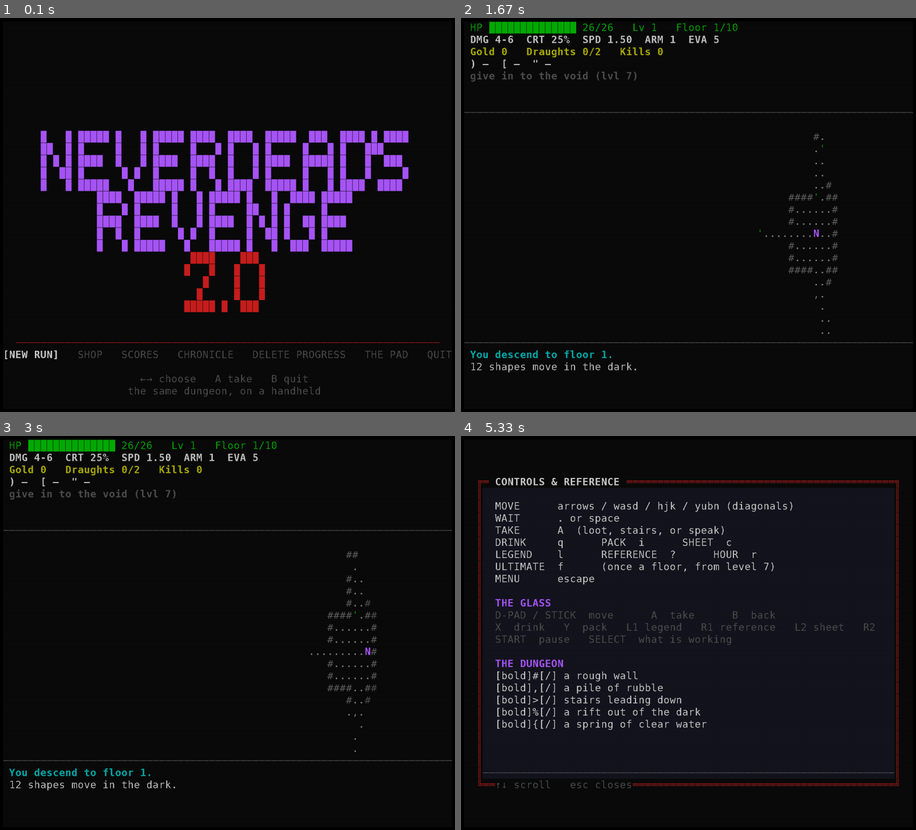
Above: before the commit, frames 1-4 (two rows, left to right).
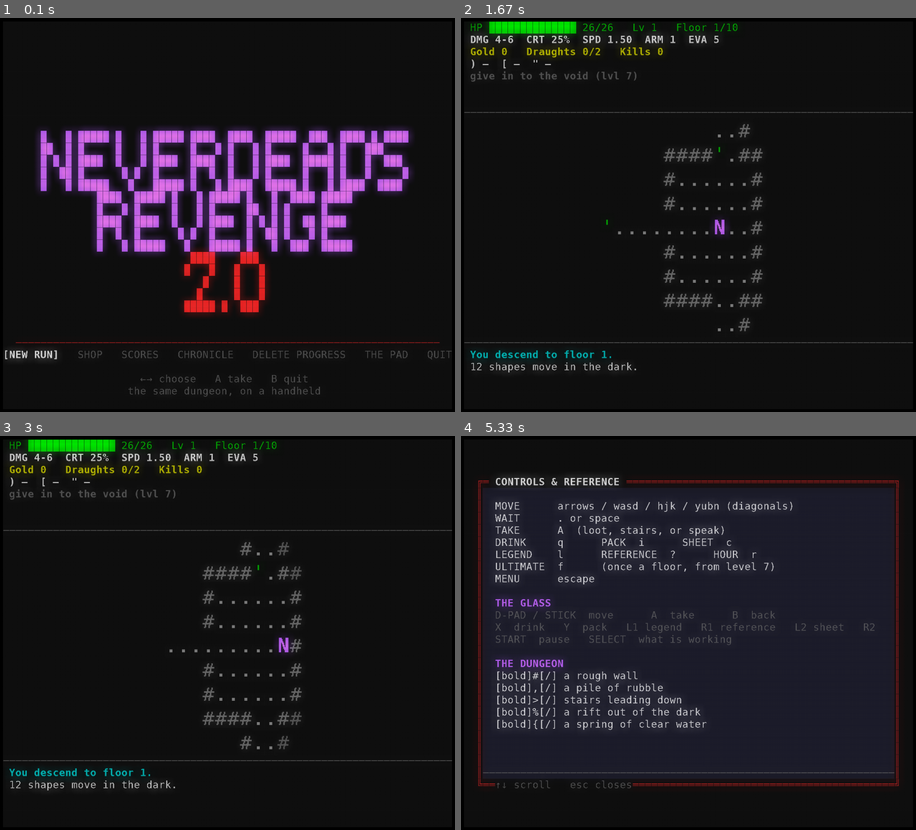
Above: after the commit, the same moments.

Repository: darknoxx/NeverdeadsRevengeMobile
Game: pygame game, started from main.py
Same seed, same stepped clock (60 frames per second), same inputs: the game is played once before the commit and once after it.
Inputs:
- Up to frame 1 (0.1 s): no input
- Up to frame 2 (1.67 s): tap Enter at 0.33 s; tap Space at 0.67 s; tap Esc at 1.1 s
- Up to frame 3 (3 s): hold Right 1.7-2.27 s
- Up to frame 4 (5.33 s): hold Up 3.77-4.3 s; tap / at 5 s

The runs differ from the first frame. In frame 1, 20% of the frame differs, in the area x 1-91%, y 27-87%; in frame 2, 2.8%; in frame 3, 2.9%; in frame 4, 4.9%.

Commit message:
a magnified playfield, scanlines, and a bloom -- all three switchable
The handheld wanted the playfield closer and the CRT back, so the frame grew
two effects and one transform, each built to be affordable on a software
renderer.

The map is magnified 2x and windowed back into its own band, so the HUD and the
log keep their font and the thing being looked at is the thing that grows. The
window follows the hero rather than the band centre: the viewport is clamped at
a floor's edge, so centring the window would crop him out exactly when he is
standing against a wall. Only the visible patch is scaled -- a quarter of the
pixels of scaling the whole band and cropping -- and screen_point carries the
same scale and window through, so the blood and the gold still land on the
square they belong to.

The scanlines are coarse (every third row -- at 420 ppi a line every two pixels
is invisible) and baked into one overlay surface, not drawn per frame. The bloom
is a quarter-size box blur, dimmed while it is small rather than as a
full-screen multiply, and added back. p4a's own MesonRecipe was not the route:
this is the fast band method the handheld chose, measured first.

All three are switches in the pause menu (MAP ZOOM, SCANLINES, BLOOM), and the
pad bench now prints the last redraw in milliseconds plus the three states -- so
whether the CRT is affordable is measured on the device, not guessed at. On this
desktop the base render dominates and the effects add a few milliseconds; the
device's number is the one that decides whether the GPU (_sdl2) route is worth
it.

Tests: the map zooms and the bars do not, the zoomed effect point stays in the
band and centres the hero, and the three switches flip and still draw. 1342
pass. APK rebuilt.

Diff:
--- a/src/neverdeads_revenge/mobile/app.py
+++ b/src/neverdeads_revenge/mobile/app.py
@@ -50,7 +50,8 @@
 from .effects import Effects, Shake
 from .font import BitmapFont
 from .input import KeyEvent, button_name, dpad_direction, key_name
-from .render import draw_game, regions, screen_point
+from .crt import bloom, scanline_overlay
+from .render import draw_game, regions, screen_point, zoom_map
 from .screens.game import GameScreen
 from .screens.title import TitleScreen
 
@@ -60,6 +61,11 @@
 #: own metrics -- a cell is about six tenths as wide as it is tall, so a "cell
 #: size" in pixels is a number that would lie about the grid it produces.
 ZOOMS: dict[str, int] = {"S": 20, "M": 27, "L": 36}
+
+#: How much the *map* is magnified over the HUD and the log. The bars keep the
+#: font the zoom chose; the playfield is drawn twice as large and windowed back
+#: into its band, so the thing the player is looking at is the thing that grows.
+MAP_ZOOM = 2
 
 #: The device's screen. The frame is centred inside it and the remainder is
 #: black: at these zooms the leftover is 0 to 24 pixels, which is a bezel.
@@ -189,6 +195,16 @@
         self._dirty = True
         self._quit = False
 
+        # -- the CRT, what is left of it on a 420 ppi panel ----------------
+        self.map_zoom = MAP_ZOOM
+        self.scanlines_on = True
+        self.bloom_on = True
+        #: The scanline surface, built once per screen size and reused.
+        self._scan_overlay = None
+        #: How long the last redraw took, in milliseconds -- the honest number
+        #: for "is the CRT cheap enough", shown on the bench.
+        self._redraw_ms = 0.0
+
         # -- input ------------------------------------------------------------
         self.joysticks = [
             pygame.joystick.Joystick(i) for i in range(pygame.joystick.get_count())
@@ -229,7 +245,12 @@
         self._dirty = True
 
     # -- the picture ---------------------------------------------------------
-    def redraw(self) -> None:
+    def _compose(self) -> pygame.Surface:
+        """Draw the stack into one frame, then dress it with the CRT.
+
+        Shared by the window and the screenshot, so the two can never disagree
+        about where anything is -- which they did once, over the sparkles.
+        """
         self._buffer.clear()
         # An opaque modal: nothing under it is drawn. A menu is a panel, not a
         # window onto the dungeon, so the topmost modal starts the stack.
@@ -237,10 +258,42 @@
         for index, screen in enumerate(self.screens):
             if getattr(screen, "modal", False):
                 start = index
-        for screen in self.screens[start:]:
+        drawn = self.screens[start:]
+        for screen in drawn:
             screen.draw(self._buffer, self)
         image = self._buffer.render()
+
+        # The map is magnified only when the map is actually on screen: a modal
+        # starts the stack, so the band would otherwise hold a dialog and the
+        # zoom would magnify the wrong thing.
+        map_on_screen = self.run is not None and any(
+            isinstance(screen, GameScreen) for screen in drawn
+        )
+        if map_on_screen and self.map_zoom > 1:
+            zoom_map(
+                image,
+                self.run,
+                self._buffer.cols,
+                self._buffer.rows,
+                self.font.cell_w,
+                self.font.cell_h,
+                self.map_zoom,
+            )
         self.effects.draw(image)
+        if self.bloom_on:
+            bloom(image)
+        return image
+
+    def _scanlines(self) -> pygame.Surface:
+        """The scanline overlay, built once per screen size and then reused."""
+        size = self.screen.get_size() if self.screen is not None else self.surface_size
+        if self._scan_overlay is None or self._scan_overlay.get_size() != size:
+            self._scan_overlay = scanline_overlay(size)
+        return self._scan_overlay
+
+    def redraw(self) -> None:
+        started = time.perf_counter()
+        image = self._compose()
         if self.screen is not None:
             dx, dy = self.shake.offset()
             self.screen.fill((0, 0, 0))
@@ -249,26 +302,42 @@
             else:
                 scaled = pygame.transform.smoothscale(image, self.window_size)
                 self.screen.blit(scaled, (dx, dy))
+            if self.scanlines_on:
+                self.screen.blit(self._scanlines(), (0, 0))
+        # Measured before the flip, which may wait on the panel: this is the
+        # work, which is the number that says whether the CRT is affordable.
+        self._redraw_ms = (time.perf_counter() - started) * 1000.0
+        if self.screen is not None:
             pygame.display.flip()
         self._dirty = False
 
     def screenshot(self, path: str) -> None:
         """Render one frame to a file, without a window."""
-        self._buffer.clear()
-        start = 0
-        for index, screen in enumerate(self.screens):
-            if getattr(screen, "modal", False):
-                start = index
-        for screen in self.screens[start:]:
-            screen.draw(self._buffer, self)
-        # Particles go on the *frame*, exactly as redraw does it, so the two
-        # cannot disagree about where a sparkle lands.
-        frame = self._buffer.render()
-        self.effects.draw(frame)
+        frame = self._compose()
         image = pygame.Surface(self.surface_size)
         image.fill((0, 0, 0))
         image.blit(frame, self.offset)
+        if self.scanlines_on:
+            image.blit(self._scanlines(), (0, 0))
         pygame.image.save(image, path)
+
+    def frame_ms(self) -> float:
+        """How long the last redraw took, in milliseconds -- for the bench."""
+        return self._redraw_ms
+
+    # -- the CRT switches ----------------------------------------------------
+    def toggle_scanlines(self) -> None:
+        self.scanlines_on = not self.scanlines_on
+        self._dirty = True
+
+    def toggle_bloom(self) -> None:
+        self.bloom_on = not self.bloom_on
+        self._dirty = True
+
+    def toggle_map_zoom(self) -> None:
+        """Cycle the playfield between life-size and magnified."""
+        self.map_zoom = 1 if self.map_zoom > 1 else MAP_ZOOM
+        self._dirty = True
 
     # -- the screens' app surface --------------------------------------------
     def screen_point(self, position) -> tuple[float, float] | None:
@@ -283,6 +352,7 @@
             self._buffer.rows,
             self.font.cell_w,
             self.font.cell_h,
+            self.map_zoom,
         )
 
     def play(self, name: str | None) -> None:
--- /dev/null
+++ b/src/neverdeads_revenge/mobile/crt.py
@@ -0,0 +1,71 @@
+"""The two CRT effects that survive 420 ppi: a coarse scanline and a soft bloom.
+
+The desktop build drew its CRT with a shader -- a sampling warp, bloom,
+scanlines, a vignette -- and this fork left all of it out, because at 420 ppi a
+fine scanline is a line nobody can see and a full-resolution bloom is not worth
+the CPU. What is here is the part that *is* visible and *is* affordable on a
+software renderer: lines coarse enough to read, and a bloom done at a quarter of
+the size, because a blur is a blur at a quarter of the size and the cost of one
+is the size of the surface it runs on.
+"""
+
+from __future__ import annotations
+
+import pygame
+
+__all__ = [
+    "SCANLINE_ALPHA",
+    "SCANLINE_STEP",
+    "bloom",
+    "scanline_overlay",
+]
+
+#: Every Nth row is darkened. Coarse on purpose: at 420 ppi a line every two
+#: pixels is invisible, and one every three reads as a texture rather than as a
+#: grid.
+SCANLINE_STEP = 3
+
+#: How dark the lines are, out of 255. Gentle: this is a CRT hint, not a curtain.
+SCANLINE_ALPHA = 70
+
+
+def scanline_overlay(
+    size: tuple[int, int],
+    step: int = SCANLINE_STEP,
+    alpha: int = SCANLINE_ALPHA,
+) -> pygame.Surface:
+    """A ready-to-blit surface of dark rows -- built once, not per frame."""
+    overlay = pygame.Surface(size, pygame.SRCALPHA)
+    line = (0, 0, 0, alpha)
+    for y in range(0, size[1], step):
+        pygame.draw.line(overlay, line, (0, y), (size[0], y))
+    return overlay
+
+
+def bloom(
+    image: pygame.Surface,
+    *,
+    downscale: int = 4,
+    radius: int = 4,
+    intensity: float = 0.55,
+) -> None:
+    """A soft glow, added back onto ``image`` in place.
+
+    The frame is shrunk, blurred, and grown again, then added: what the eye
+    reads as light spilling is a low-frequency version of the picture, and a
+    low-frequency version does not need the pixels. ``intensity`` scales it back
+    down before it is added, so the glow is a hint and not a wash.
+    """
+    width, height = image.get_size()
+    small = pygame.transform.smoothscale(
+        image, (max(1, width // downscale), max(1, height // downscale))
+    )
+    blurred = pygame.Surface(small.get_size())
+    pygame.transform.box_blur(small, radius, dest_surface=blurred)
+    if intensity < 1.0:
+        # Dim the glow while it is *small*: the same multiply, on a
+        # sixteenth of the pixels, instead of a full-screen pass.
+        level = int(255 * intensity)
+        blurred.fill((level, level, level), special_flags=pygame.BLEND_MULT)
+    glow = pygame.transform.smoothscale(blurred, (width, height))
+    image.blit(glow, (0, 0), special_flags=pygame.BLEND_ADD)
--- a/src/neverdeads_revenge/mobile/render.py
+++ b/src/neverdeads_revenge/mobile/render.py
@@ -23,6 +23,8 @@
 
 import math
 import time
+
+import pygame
 
 from neverdeads_revenge.game.prologue import legend_rows
 from neverdeads_revenge.game.state import GameState, LogKind
@@ -42,6 +44,8 @@
 __all__ = [
     "regions",
     "viewport",
+    "map_crop",
+    "zoom_map",
     "screen_point",
     "draw_game",
     "hud_lines",
@@ -123,6 +127,83 @@
     return left, top, view_w, view_h
 
 
+def map_band(
+    cols: int, rows: int, cell_w: int, cell_h: int
+) -> tuple[int, int, int, int]:
+    """The map band in pixels: ``(x, y, width, height)``."""
+    x0, y0, width, height = regions(cols, rows)["map"]
+    return x0 * cell_w, y0 * cell_h, width * cell_w, height * cell_h
+
+
+def map_crop(
+    state: GameState,
+    cols: int,
+    rows: int,
+    cell_w: int,
+    cell_h: int,
+    zoom: int,
+) -> tuple[int, int]:
+    """The top-left of the zoomed map band to show, so the hero stays centred.
+
+    The map is drawn at ``zoom`` times its size and then a window of the
+    *unzoomed* band size is shown; where that window sits is the whole question.
+    Centring it on the band would push the hero out of view whenever he stands
+    at the edge of the floor -- the viewport is already clamped there, so he is
+    off-centre in the band. So the window follows the hero, and is clamped to
+    the scaled image so it never shows past the map.
+    """
+    band_x, band_y, band_w, band_h = map_band(cols, rows, cell_w, cell_h)
+    if zoom <= 1:
+        return 0, 0
+    _, _, map_w, map_h = regions(cols, rows)["map"]
+    left, top, _, _ = viewport(state, map_w, map_h)
+    px, py = state.player.position
+    hero_x = (px - left + 0.5) * cell_w * zoom
+    hero_y = (py - top + 0.5) * cell_h * zoom
+    crop_x = round(hero_x - band_w / 2)
+    crop_y = round(hero_y - band_h / 2)
+    crop_x = max(0, min(crop_x, zoom * band_w - band_w))
+    crop_y = max(0, min(crop_y, zoom * band_h - band_h))
+    return crop_x, crop_y
+
+
+def zoom_map(
+    image,
+    state: GameState,
+    cols: int,
+    rows: int,
+    cell_w: int,
+    cell_h: int,
+    zoom: int,
+) -> None:
+    """Magnify the map band of an already-drawn frame, in place.
+
+    The fast way to a bigger playfield: the whole frame is drawn as it always
+    was, and only the map's own band is scaled and windowed back into place, so
+    the HUD and the log keep their size. The window follows the hero -- see
+    :func:`map_crop`.
+
+    Only the *visible* piece of the band is scaled, not the whole band scaled
+    and then cropped: at 2x that is a quarter of the pixels moved, and the
+    nearest-neighbour ``scale`` keeps it crisp, which is what a doubled bitmap
+    font wants anyway.
+    """
+    if zoom <= 1:
+        return
+    band_x, band_y, band_w, band_h = map_band(cols, rows, cell_w, cell_h)
+    crop_x, crop_y = map_crop(state, cols, rows, cell_w, cell_h, zoom)
+
+    src_w = max(1, round(band_w / zoom))
+    src_h = max(1, round(band_h / zoom))
+    src_x = max(0, min(round(crop_x / zoom), band_w - src_w))
+    src_y = max(0, min(round(crop_y / zoom), band_h - src_h))
+    # Views, not copies: ``scale`` reads the patch and returns a new surface, so
+    # the blit below never reads and writes the same pixels.
+    band = image.subsurface((band_x, band_y, band_w, band_h))
+    patch = band.subsurface((src_x, src_y, src_w, src_h))
+    image.blit(pygame.transform.scale(patch, (band_w, band_h)), (band_x, band_y))
+
+
 def screen_point(
     state: GameState,
     position,
@@ -130,14 +211,16 @@
     rows: int,
     cell_w: int,
     cell_h: int,
+    zoom: int = 1,
 ) -> tuple[float, float] | None:
     """The centre of a dungeon square, as buffer pixels -- or ``None``.
 
     The buffer is the *camera*, not the dungeon: every moving pixel needs this
-    translation, and everything that skipped it drew in the wrong place.
-    """
-    areas = regions(cols, rows)
-    x0, y0, map_w, map_h = areas["map"]
+    translation, and everything that skipped it drew in the wrong place. When
+    the map is zoomed, the same translation is carried through the scale and the
+    window, so a particle still lands on the square it belongs to.
+    """
+    x0, y0, map_w, map_h = regions(cols, rows)["map"]
     left, top, view_w, view_h = viewport(state, map_w, map_h)
     x, y = position
     if not (left <= x < left + view_w and top <= y < top + view_h):
@@ -145,7 +228,16 @@
     # The map is the *middle* band, so a square's pixel is its cell inside
     # that band and not inside the frame. Skipping the band's own origin put
     # every sparkle in the HUD, a whole band above the thing it celebrated.
-    return ((x0 + x - left + 0.5) * cell_w, (y0 + y - top + 0.5) * cell_h)
+    point_x = (x0 + x - left + 0.5) * cell_w
+    point_y = (y0 + y - top + 0.5) * cell_h
+    if zoom <= 1:
+        return point_x, point_y
+    band_x, band_y, _, _ = map_band(cols, rows, cell_w, cell_h)
+    crop_x, crop_y = map_crop(state, cols, rows, cell_w, cell_h, zoom)
+    return (
+        band_x + zoom * (point_x - band_x) - crop_x,
+        band_y + zoom * (point_y - band_y) - crop_y,
+    )
 
 
 # -- the whole screen ---------------------------------------------------------
--- a/src/neverdeads_revenge/mobile/screens/pause.py
+++ b/src/neverdeads_revenge/mobile/screens/pause.py
@@ -27,6 +27,9 @@
             ("r", "RESUME"),
             ("c", "CONTROLS"),
             ("p", "THE PAD"),
+            ("z", f"MAP ZOOM: {app.map_zoom}x"),
+            ("x", f"SCANLINES: {'on' if app.scanlines_on else 'off'}"),
+            ("b", f"BLOOM: {'on' if app.bloom_on else 'off'}"),
             ("s", "SAVE AND QUIT"),
             ("q", "QUIT TO TITLE"),
             ("m", f"SOUND: {'on' if not app.sfx.muted else 'off'}"),
@@ -58,7 +61,7 @@
         if name in ("escape", "r"):
             app.pop()
             return True
-        if name in ("s", "q", "m", "c", "p"):
+        if name in ("s", "q", "m", "c", "p", "z", "x", "b"):
             self._choose(name, app)
             return True
         return True
@@ -85,3 +88,9 @@
         elif key == "m":
             app.toggle_sound()
             self.index = min(self.index, len(self.items(app)) - 1)
+        elif key == "z":
+            app.toggle_map_zoom()
+        elif key == "x":
+            app.toggle_scanlines()
+        elif key == "b":
+            app.toggle_bloom()
--- a/src/neverdeads_revenge/mobile/screens/sniff.py
+++ b/src/neverdeads_revenge/mobile/screens/sniff.py
@@ -54,8 +54,16 @@
             x + 2, y + 2, "raw from SDL, beside the name the game gives it",
             parse_style(ASH),
         )
+        buffer.text(
+            x + 2,
+            y + 3,
+            f"redraw {app.frame_ms():.1f} ms   map {app.map_zoom}x   "
+            f"scanlines {'on' if app.scanlines_on else 'off'}   "
+            f"bloom {'on' if app.bloom_on else 'off'}",
+            parse_style(f"bold {BONE}"),
+        )
 
-        row = y + 4
+        row = y + 5
         if not app.joysticks:
             buffer.text(
                 x + 2, row, "no pad seen -- a keyboard is all there is",
--- a/tests/test_mobile.py
+++ b/tests/test_mobile.py
@@ -187,23 +187,77 @@
 
 
 def test_an_effect_lands_on_the_square_it_belongs_to(app):
-    """The gold sparkle was drawn a whole band too high: screen_point left out
-    the map's own origin, so every particle landed in the HUD."""
-    from neverdeads_revenge.mobile.render import regions, viewport
+    """The gold sparkle was drawn a whole band too high once; then the map was
+    magnified and the same translation had to follow it. Both are checked."""
+    from neverdeads_revenge.mobile.render import map_band, regions, viewport
 
     run = start_a_run(app)
+    cols, rows = app._buffer.cols, app._buffer.rows
+    cell_w, cell_h = app.font.cell_w, app.font.cell_h
+    band_x, band_y, band_w, band_h = map_band(cols, rows, cell_w, cell_h)
     position = run.player.position
-    point = app.screen_point(position)
-    assert point is not None
-
-    x0, y0, map_w, map_h = regions(app._buffer.cols, app._buffer.rows)["map"]
+
+    app.map_zoom = 1
+    x0, y0, map_w, map_h = regions(cols, rows)["map"]
     left, top, _, _ = viewport(run, map_w, map_h)
-    assert point == (
-        (x0 + position[0] - left + 0.5) * app.font.cell_w,
-        (y0 + position[1] - top + 0.5) * app.font.cell_h,
+    assert app.screen_point(position) == (
+        (x0 + position[0] - left + 0.5) * cell_w,
+        (y0 + position[1] - top + 0.5) * cell_h,
     )
-    # And it is inside the map band, not the HUD above it.
-    assert y0 * app.font.cell_h <= point[1] < (y0 + map_h) * app.font.cell_h
+
+    app.map_zoom = 2
+    zoomed = app.screen_point(position)
+    assert band_x <= zoomed[0] < band_x + band_w, "the zoomed point left the band"
+    assert band_y <= zoomed[1] < band_y + band_h, "the zoomed point left the band"
+    # The window follows the hero, so his own square lands at the band's centre.
+    assert abs(zoomed[0] - (band_x + band_w / 2)) <= cell_w
+    assert abs(zoomed[1] - (band_y + band_h / 2)) <= cell_h
+
+
+def test_the_map_zooms_and_the_bars_do_not(app):
+    """The playfield is magnified in its own band; the HUD and the log are
+    drawn as they always were."""
+    from neverdeads_revenge.mobile.render import map_band, zoom_map
+
+    run = start_a_run(app)
+    cols, rows = app._buffer.cols, app._buffer.rows
+    cell_w, cell_h = app.font.cell_w, app.font.cell_h
+    band = map_band(cols, rows, cell_w, cell_h)
+
+    frame = app._buffer.render()
+    hud_before = frame.copy()
+    zoom_map(frame, run, cols, rows, cell_w, cell_h, 2)
+
+    # The map band changed...
+    band_mid = frame.get_at((band[0] + band[2] // 2, band[1] + band[3] // 2))
+    assert band_mid is not None
+    # ...and the rows above it did not.
+    for y in range(0, band[1], 7):
+        assert frame.get_at((5, y)) == hud_before.get_at((5, y)), "the HUD moved"
+
+
+def test_the_crt_effects_can_be_turned_off(app):
+    """The handheld asked for scanlines and bloom, and asked to be able to turn
+    them off again if they cost too much -- so both are switches, and both are
+    on by default."""
+    assert app.scanlines_on and app.bloom_on and app.map_zoom == 2
+
+    app.toggle_scanlines()
+    app.toggle_bloom()
+    app.toggle_map_zoom()
+    assert not app.scanlines_on and not app.bloom_on and app.map_zoom == 1
+
+    app.toggle_map_zoom()
+    assert app.map_zoom == 2
+
+    # And the whole pipeline still draws at both settings.
+    start_a_run(app)
+    app.redraw()
+    app.toggle_scanlines()
+    app.toggle_bloom()
+    app.toggle_map_zoom()
+    app.redraw()
+    assert app.frame_ms() >= 0.0
 
 
 def test_the_loop_body_survives_a_real_sequence(app, monkeypatch):
Not shown, changed: README.md
